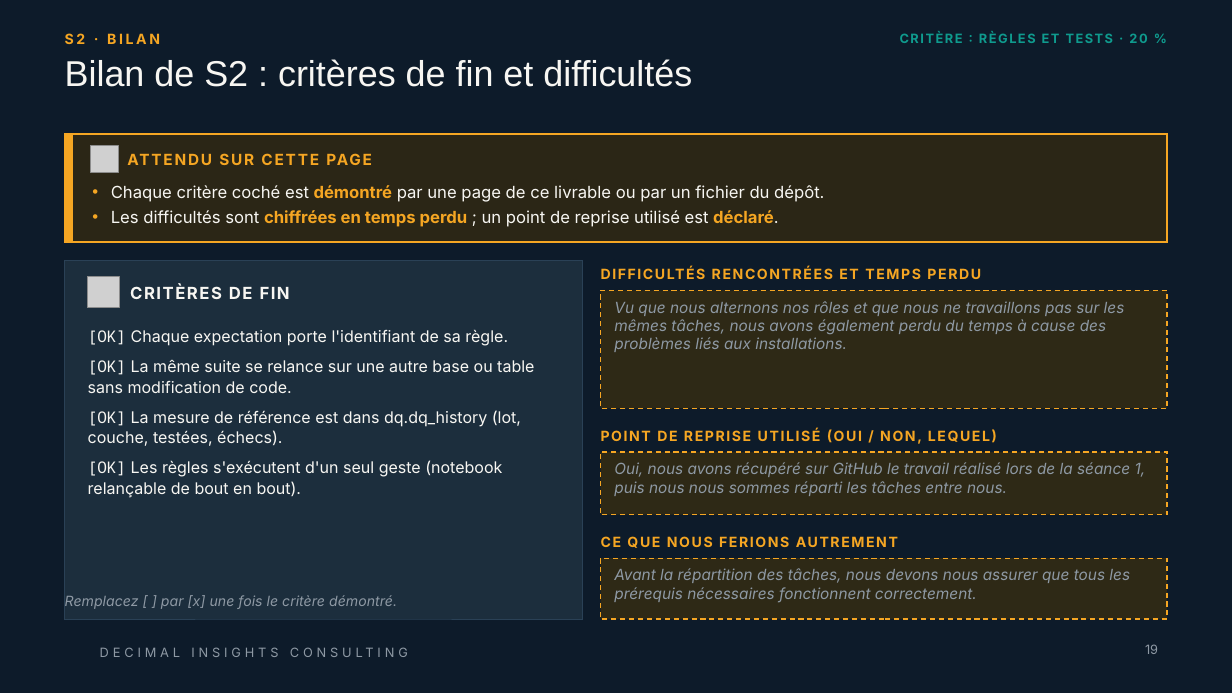
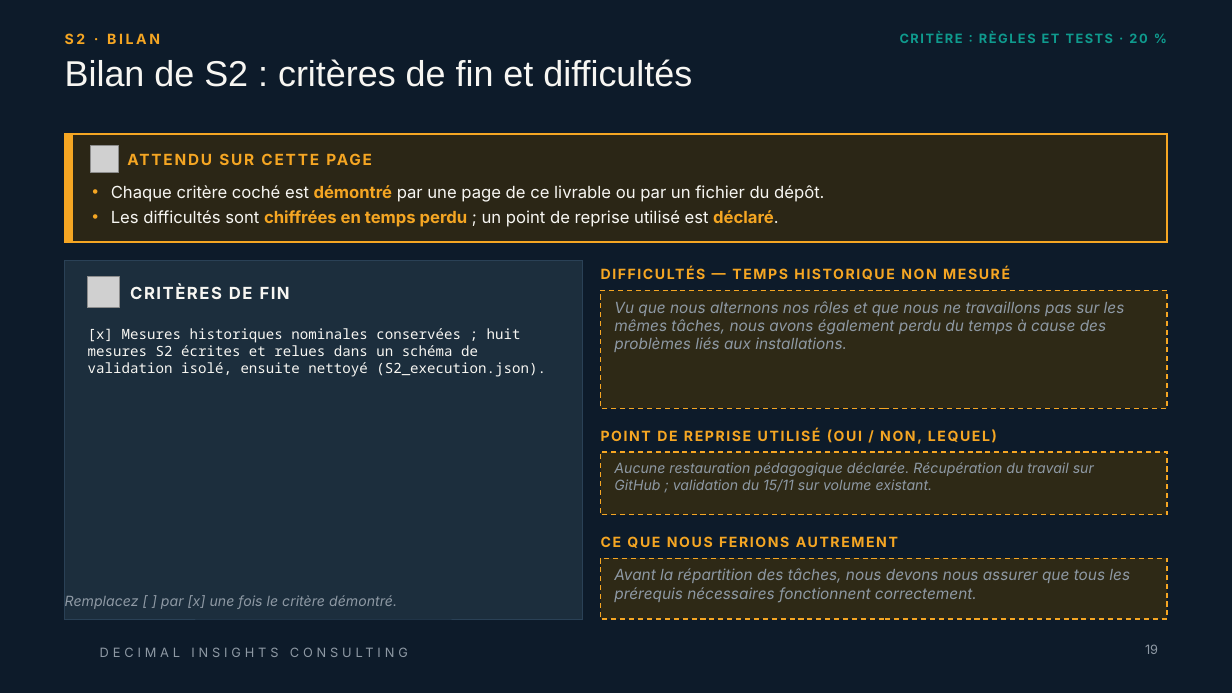
Before and after one commit to ruthabebeneg/td-qualite-g02, a slide deck: slide 19 of livrables/Livrable_Groupe_TD_AssurConnect.pptx. Drawn at 1232x693 pixels with LibreOffice and Linux fonts; fonts in the diff are those of the drawing; grey boxes stand for pictures; background and template pictures are left out. Boxes give left, top, right and bottom in pixels: in the first picture for what was removed or moved away, otherwise in the second. Text is boxed around its words. In the diff, an @@ line names an element or a change of style, - is before the commit and + after.

Commit message:
fix: fiabiliser les séances et le rendu hors soutenance
Corriger les notebooks S1/S2/S4/S5, les contrôles Soda et le rejeu sans écriture.
Synchroniser les livrables, les rôles, les preuves et le dossier de décision.
Préserver le PPTX de soutenance, les décisions humaines et les données nominales.

Corrections réalisées avec l’assistance de Codex à la demande du groupe.
Vérification : 93 tests Python, six notebooks exécutés, scans Soda et
empreintes identiques des 27 tables nominales. Aucun push automatique.

```diff
--- a/livrables/Livrable_Groupe_TD_AssurConnect.pptx
+++ b/livrables/Livrable_Groupe_TD_AssurConnect.pptx
@@ text at (601,261,1167,287): text changed @@
-DIFFICULTÉS RENCONTRÉES ET TEMPS PERDU
+DIFFICULTÉS — TEMPS HISTORIQUE NON MESURÉ
@@ text at (88,328,546,377): text changed; size 12.5 to 11 pt; font Inter to Noto Sans Mono @@
-[OK] Chaque expectation porte l'identifiant de sa règle.
-[OK] La même suite se relance sur une autre base ou table sans modification de code.
-[OK] La mesure de référence est dans dq.dq_history (lot, couche, testées, échecs).
-[OK] Les règles s'exécutent d'un seul geste (notebook relançable de bout en bout).
+[x] Mesures historiques nominales conservées ; huit mesures S2 écrites et relues dans un schéma de validation isolé, ensuite nettoyé (S2_execution.json).
@@ text in rectangle at (614,462,1094,492): text changed; size 12 to 11 pt @@
-Oui, nous avons récupéré sur GitHub le travail réalisé lors de la séance 1, puis nous nous sommes réparti les tâches entre nous.
+Aucune restauration pédagogique déclarée. Récupération du travail sur GitHub ; validation du 15/11 sur volume existant.
```
Also in this commit, not shown: 21 other slides changed, 55 other files.
